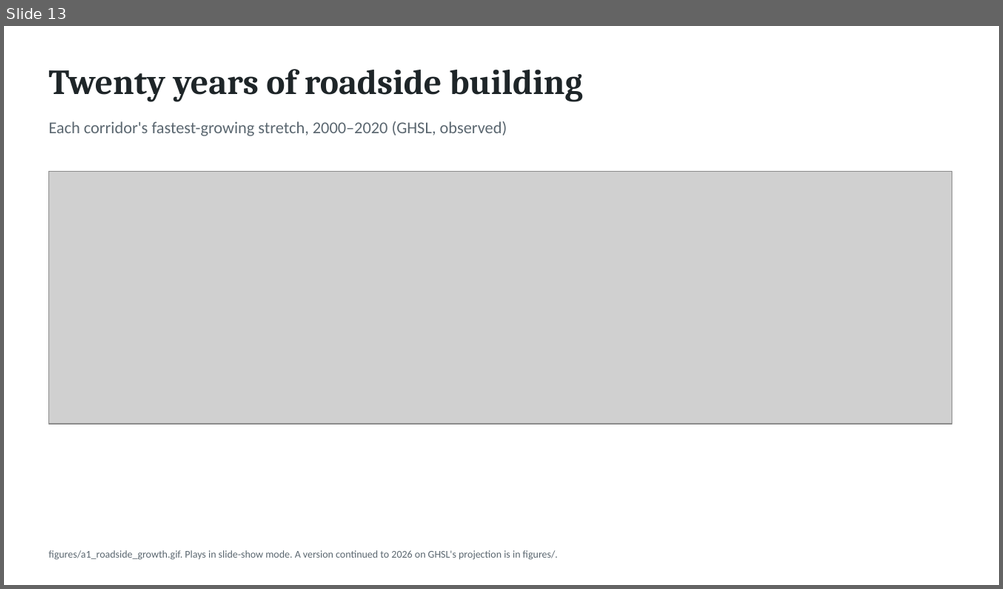
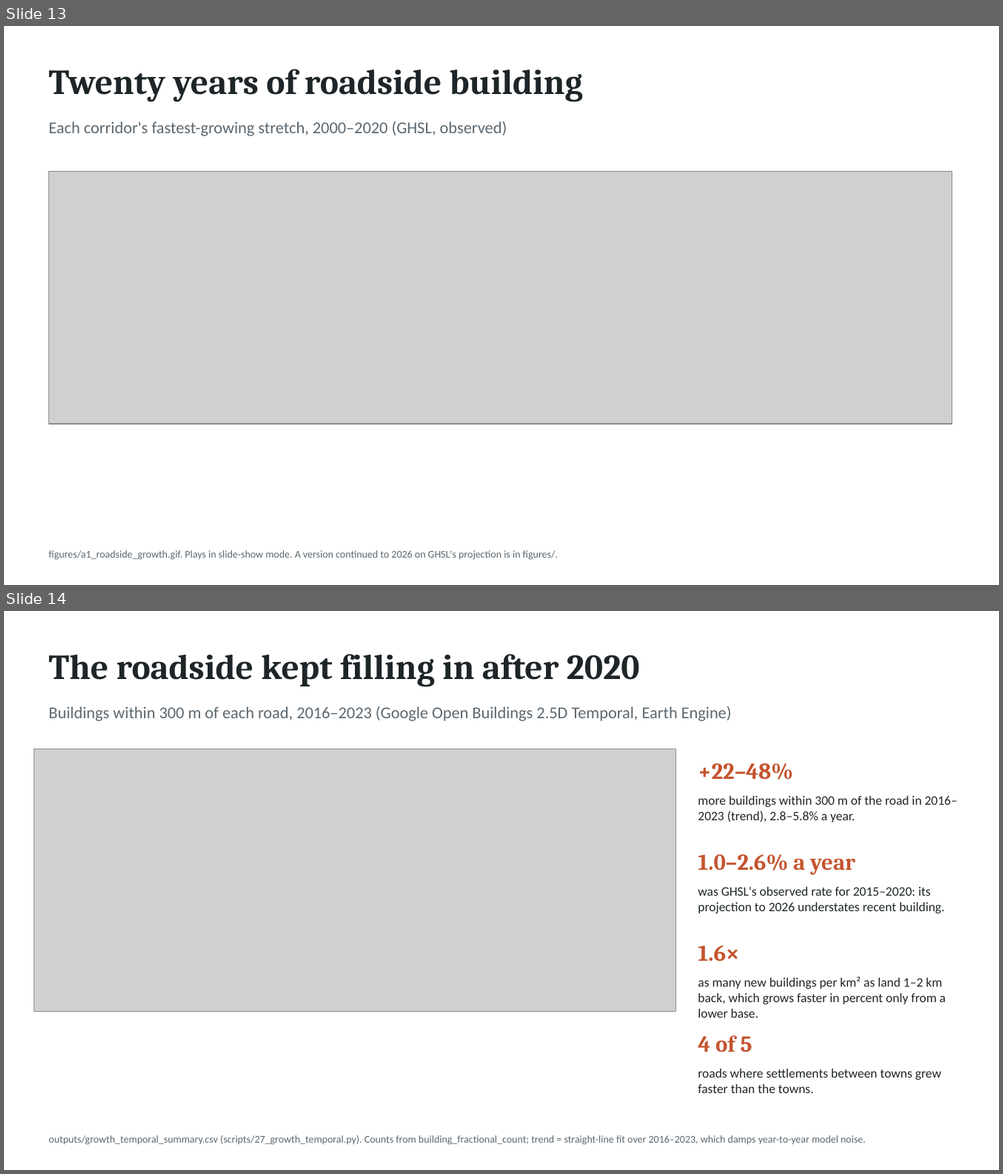
Before and after one commit to gavacharles/uganda-trade-corridors, a slide deck: presentation/highways_high_streets.pptx. Shown one above the other, each under a label of ours: slide 13 before the commit, slides 13 and 14 after it. The pictures are 1003x589 and 1003x1174 pixels, drawn with LibreOffice and Linux fonts; fonts in the diff are those of the drawing; grey boxes stand for pictures. Boxes give left, top, right and bottom in pixels: in the first picture for what was removed or moved away, otherwise in the second. Text is boxed around its words. In the diff, an @@ line names an element or a change of style, - is before the commit and + after.

```diff
--- a/presentation/highways_high_streets.pptx
+++ b/presentation/highways_high_streets.pptx
@@ slide 14 added at <box>4,611,999,1170</box>, background #FFFFFF @@
@@ text added at <box>48,654,640,687</box>, 34 pt, text #1E2528, bold @@
+The roadside kept filling in after 2020
@@ text added at <box>48,706,731,721</box>, 16 pt, text #5B6770 @@
+Buildings within 300 m of each road, 2016–2023 (Google Open Buildings 2.5D Temporal, Earth Engine)
@@ picture added at <box>34,749,675,1011</box> @@
@@ text added at <box>697,763,793,780</box>, 22 pt, text #C4532D, bold @@
++22–48%
@@ text added at <box>697,796,957,823</box>, 12.5 pt, text #1E2528 @@
+more buildings within 300 m of the road in 2016–2023 (trend), 2.8–5.8% a year.
@@ text added at <box>697,854,855,875</box>, 22 pt, text #C4532D, bold @@
+1.0–2.6% a year
@@ text added at <box>697,887,944,914</box>, 12.5 pt, text #1E2528 @@
+was GHSL's observed rate for 2015–2020: its projection to 2026 understates recent building.
@@ text added at <box>697,945,739,962</box>, 22 pt, text #C4532D, bold @@
+1.6×
@@ text added at <box>697,977,945,1018</box>, 12.5 pt, text #1E2528 @@
+as many new buildings per km² as land 1–2 km back, which grows faster in percent only from a lower base.
@@ text added at <box>697,1036,752,1053</box>, 22 pt, text #C4532D, bold @@
+4 of 5
@@ text added at <box>697,1069,941,1093</box>, 12.5 pt, text #1E2528 @@
+roads where settlements between towns grew faster than the towns.
@@ text added at <box>48,1136,865,1145</box>, 10 pt, text #5B6770 @@
+outputs/growth_temporal_summary.csv (scripts/27_growth_temporal.py). Counts from building_fractional_count; trend = straight-line fit over 2016–2023, which damps year-to-year model noise.
```
Also in this commit, not shown: 1 slide changed, 10 other files.
